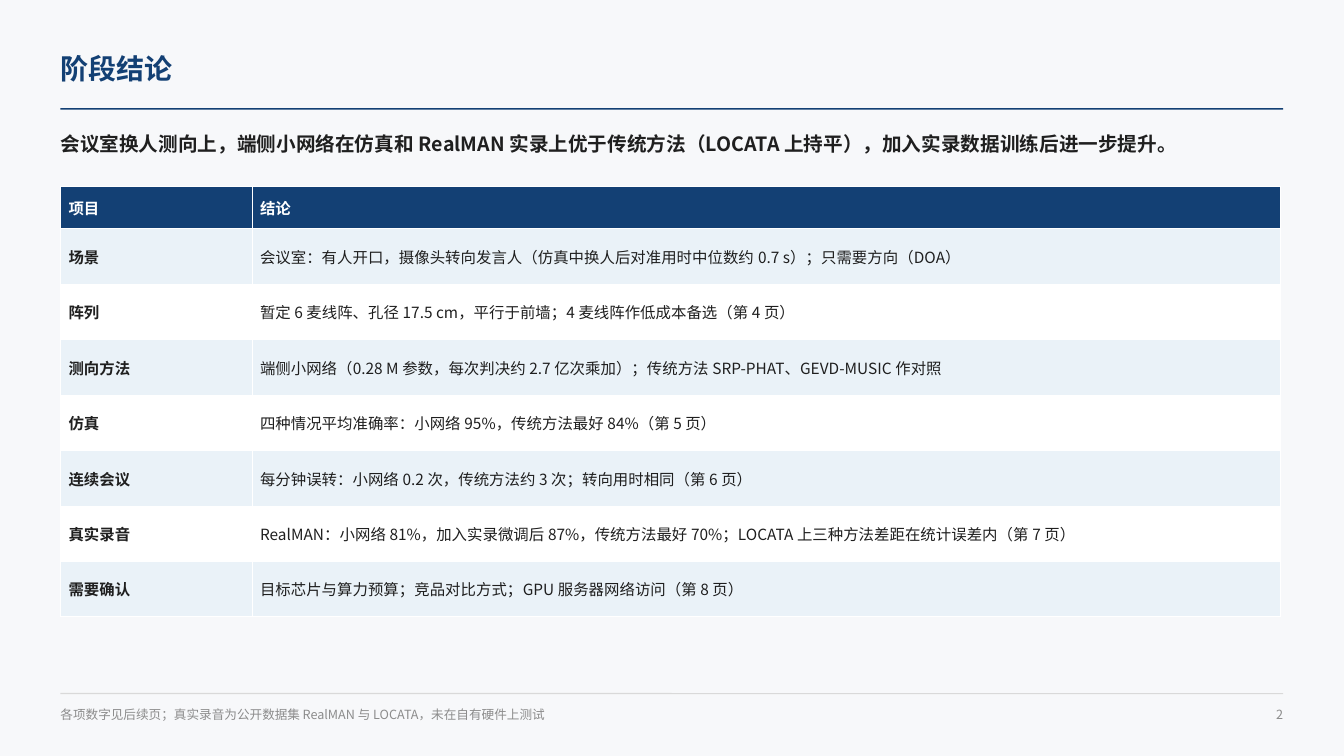
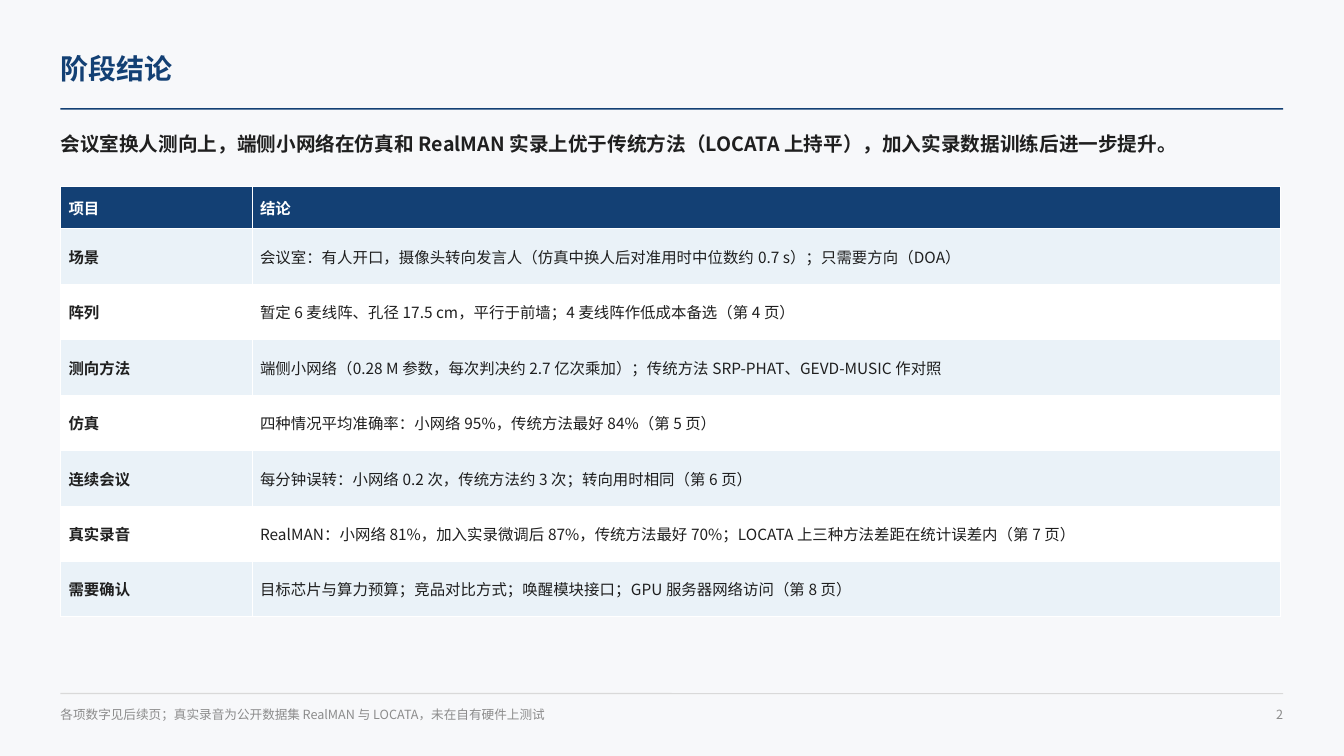
Before and after one commit to ZeroFoxxi/ssl-scene1, a slide deck: slide 2 of 01_场景一_摄像头声源定位/方案选型/场景一阶段汇报_会议室声源定位.pptx. Drawn at 1344x756 pixels with LibreOffice and Linux fonts; fonts in the diff are those of the drawing. Boxes give left, top, right and bottom in pixels: in the first picture for what was removed or moved away, otherwise in the second. Text is boxed around its words. In the diff, an @@ line names an element or a change of style, - is before the commit and + after.

```diff
--- a/01_场景一_摄像头声源定位/方案选型/场景一阶段汇报_会议室声源定位.pptx
+++ b/01_场景一_摄像头声源定位/方案选型/场景一阶段汇报_会议室声源定位.pptx
@@ table at (x1=60, y1=187, x2=1280, y2=602) @@
-row 8, column 2: 目标芯片与算力预算；竞品对比方式；GPU 服务器网络访问（第 8 页）
+row 8, column 2: 目标芯片与算力预算；竞品对比方式；唤醒模块接口；GPU 服务器网络访问（第 8 页）
```
Also in this commit, not shown: 1 other slide changed, 2 other files.
